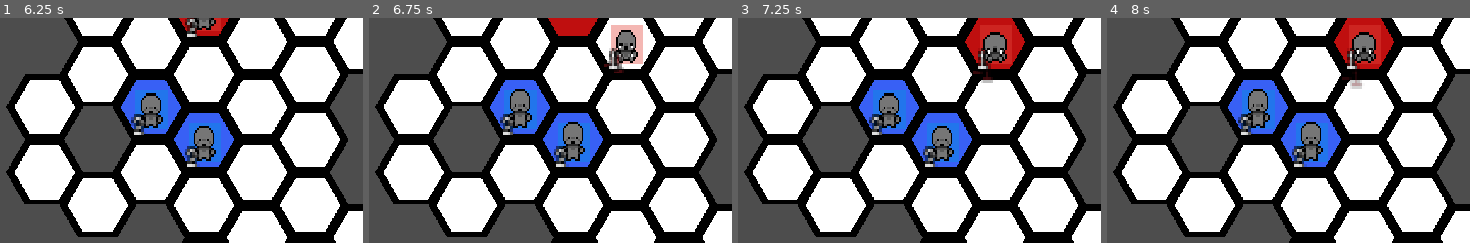
Above: before the commit, frames 1-4 (left to right).
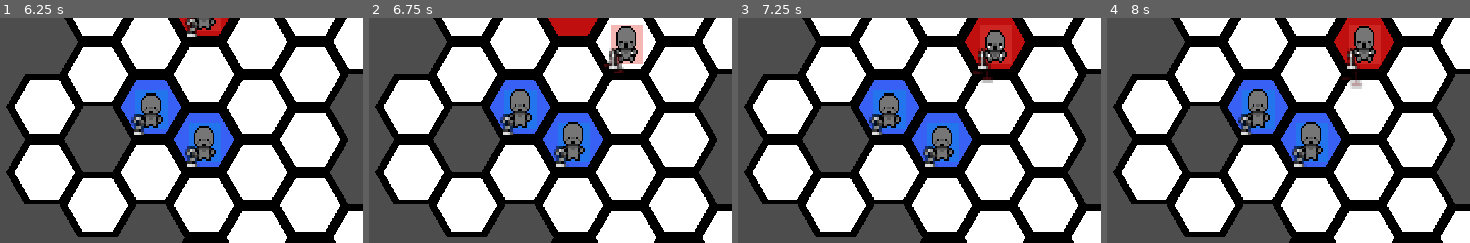
Above: after the commit, the same moments.

Repository: DubiousDuck/Manny-Takes-on-Upper-Management
Game: Godot game, scene res://stages/battlefield.tscn
Two runs of this game, one before a commit and one after it. Both use one fixed random seed, a clock stepped at 60 frames per second and the inputs below. This scene is started directly instead of the project's main scene.
Inputs (mouse positions are % of the whole screen's width and height, from its top left):
- Up to frame 1 (6.25 s): tap Enter at 0.5 s; move the mouse to (21, 54) at 0.52 s; click (21, 54) at 0.6 s; click "Normal Melee Attack" at 1.25 s; move the mouse to (28, 61) at 2.02 s; click (28, 61) at 2.1 s; move the mouse to (21, 25) at 2.77 s; click (21, 25) at 2.85 s; click "Normal Melee Attack" at 3.5 s; move the mouse to (28, 32) at 4.27 s; click (28, 32) at 4.35 s; move the mouse to (65, 25) at 5.02 s; click (65, 25) at 5.1 s; move the mouse to (65, 54) at 5.77 s; click (65, 54) at 5.85 s
- Up to frame 2 (6.75 s): move the mouse to (56, 50) at 6.52 s; click (56, 50) at 6.6 s
- Up to frame 3 (7.25 s): no input
- Up to frame 4 (8 s): move the mouse to (34, 25) at 7.27 s; click (34, 25) at 7.35 s
The pictures show only the part of the screen within x 0-50%, y 33-83%; the shares and areas given below are measured in that part.

Frame 1 is identical in both runs. In frame 2, 0.4% of the frame differs, in the area x 67-75%, y 3-19%; in frame 3, 0.4%; in frame 4, 0.6%, in the area x 67-75%, y 3-20%.

Commit message:
simple hurt anim shader

Diff:
--- a/unit/UnitGroupController.gd
+++ b/unit/UnitGroupController.gd
@@ -63,7 +63,7 @@
 				affected_units.map(
 					func(unit : Unit):
 						unit.health -= effect.y*attacker.attack_power
-						unit.animation_state("hurt")
+						unit.animation_state("hurt_initial")
 				)
 
 			SkillInfo.EffectType.KNOCKBACK:
@@ -82,7 +82,7 @@
 							new_location,
 							0.5
 						)
-						unit.animation_state("hurt")
+						unit.animation_state("hurt_initial")
 						#Snap the unit to the cell if necessary (no need now)
 						#TODO: fix so that unit won't land on nothing
 				)
--- a/unit/unit.tscn
+++ b/unit/unit.tscn
@@ -1,6 +1,7 @@
-[gd_scene load_steps=35 format=3 uid="uid://s6hbciun8a1p"]
+[gd_scene load_steps=38 format=3 uid="uid://s6hbciun8a1p"]
 
 [ext_resource type="Script" path="res://unit/unit.gd" id="1_5ne20"]
+[ext_resource type="Shader" path="res://unit/unit_sprite.gdshader" id="1_ipbkg"]
 [ext_resource type="Script" path="res://skills/skill_info.gd" id="2_w64s5"]
 [ext_resource type="Resource" uid="uid://blts5vx256a3e" path="res://skills/normal_melee_attack.tres" id="3_761ob"]
 [ext_resource type="PackedScene" uid="uid://bn48gasoxpaks" path="res://unit/unit_ui/skill_select.tscn" id="4_j4em8"]
@@ -24,6 +25,12 @@
 [sub_resource type="RectangleShape2D" id="RectangleShape2D_7kobe"]
 size = Vector2(12.9032, 16.2162)
 
+[sub_resource type="ShaderMaterial" id="ShaderMaterial_gcacr"]
+resource_local_to_scene = true
+shader = ExtResource("1_ipbkg")
+shader_parameter/color = Color(1, 1, 1, 1)
+shader_parameter/flash_state = 0.0
+
 [sub_resource type="Animation" id="Animation_bvfsh"]
 length = 0.001
 tracks/0/type = "value"
@@ -73,6 +80,18 @@
 "transitions": PackedFloat32Array(1),
 "update": 0,
 "values": [Vector2(1.19209e-06, 2.6226e-06)]
+}
+tracks/4/type = "value"
+tracks/4/imported = false
+tracks/4/enabled = true
+tracks/4/path = NodePath("Sprite2D:material:shader_parameter/flash_state")
+tracks/4/interp = 1
+tracks/4/loop_wrap = true
+tracks/4/keys = {
+"times": PackedFloat32Array(0),
+"transitions": PackedFloat32Array(1),
+"update": 0,
+"values": [0.0]
 }
 
 [sub_resource type="Animation" id="Animation_abic1"]
@@ -565,6 +584,36 @@
 "values": [1]
 }
 
+[sub_resource type="Animation" id="Animation_8nykl"]
+resource_name = "hurt_initial"
+length = 0.1
+tracks/0/type = "value"
+tracks/0/imported = false
+tracks/0/enabled = true
+tracks/0/path = NodePath("Sprite2D:material:shader_parameter/flash_state")
+tracks/0/interp = 1
+tracks/0/loop_wrap = true
+tracks/0/keys = {
+"times": PackedFloat32Array(0, 0.1),
+"transitions": PackedFloat32Array(1, 1),
+"update": 0,
+"values": [1.0, 0.0]
+}
+tracks/1/type = "method"
+tracks/1/imported = false
+tracks/1/enabled = true
+tracks/1/path = NodePath(".")
+tracks/1/interp = 1
+tracks/1/loop_wrap = true
+tracks/1/keys = {
+"times": PackedFloat32Array(0.1),
+"transitions": PackedFloat32Array(1),
+"values": [{
+"args": ["hurt"],
+"method": &"animation_state"
+}]
+}
+
 [sub_resource type="AnimationLibrary" id="AnimationLibrary_m0vpr"]
 _data = {
 "RESET": SubResource("Animation_bvfsh"),
@@ -575,6 +624,7 @@
 "holding_idle": SubResource("Animation_482o5"),
 "holding_launch_idle": SubResource("Animation_3ep5f"),
 "hurt": SubResource("Animation_m5btb"),
+"hurt_initial": SubResource("Animation_8nykl"),
 "punch": SubResource("Animation_h12pj"),
 "shoot": SubResource("Animation_s2nur"),
 "side_idle": SubResource("Animation_cdn1g"),
@@ -609,6 +659,7 @@
 shape = SubResource("RectangleShape2D_7kobe")
 
 [node name="Sprite2D" type="Sprite2D" parent="."]
+material = SubResource("ShaderMaterial_gcacr")
 position = Vector2(1.19209e-06, 2.6226e-06)
 scale = Vector2(1, 1.06437)
 texture = ExtResource("6_jkf6t")
--- /dev/null
+++ b/unit/unit_sprite.gdshader
@@ -0,0 +1,15 @@
+shader_type canvas_item;
+
+uniform vec4 color: source_color;
+uniform float flash_state: hint_range(0.0, 1.0, 0.1);
+
+void fragment() {
+	vec4 pixelColor = texture(TEXTURE, UV);
+	COLOR = mix(pixelColor, color, flash_state);
+	COLOR.a *= pixelColor.a; //preserves parent material transparency
+}
+
+//void light() {
+	// Called for every pixel for every light affecting the CanvasItem.
+	// Uncomment to replace the default light processing function with this one.
+//}
